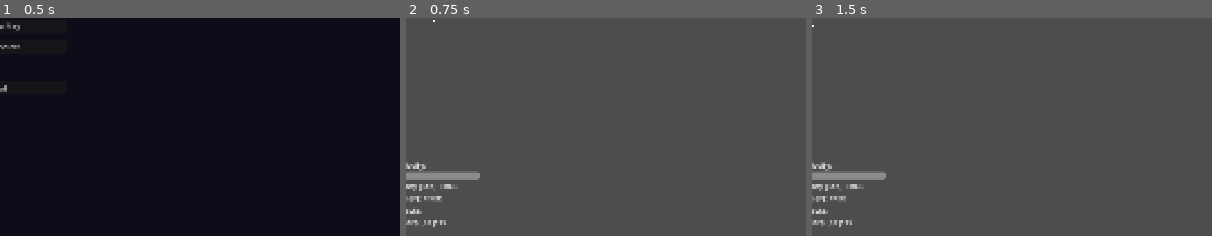
Above: before the commit, frames 1-3 (left to right).
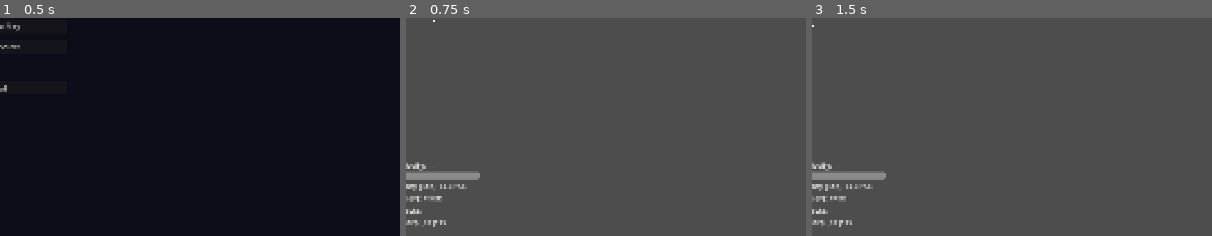
Above: after the commit, the same moments.

Repository: swan-eternal/astrorescue
Game: Godot game, scene res://scenes/main_menu.tscn
The game is run twice, just before and just after one commit, with the same random seed, the same clock (stepped at 60 frames per second) and the same inputs.
Inputs (mouse positions are % of the whole screen's width and height, from its top left):
- Up to frame 1 (0.5 s): no input
- Up to frame 2 (0.75 s): click "Start" at 0.5 s
- Up to frame 3 (1.5 s): tap Enter at 1.25 s; move the mouse to (72, 45) at 1.27 s; hold D (rotate_right) from 1.28 s (still down); tap F (toggle_free_camera) at 1.35 s; click (72, 45) at 1.42 s
The pictures show only the part of the screen within x 50-100%, y 50-100%; the shares and areas given below are measured in that part.

Frame 1 is identical in both runs. In frame 2, 0.1% of the frame differs, in the area x 8-16%, y 76-79%; in frame 3, 0.1%.
Error in both runs: Cannot call method 'add_child' on a null value. (res://scripts/level_loader.gd:81)

Commit message:
feat(trajectory): ELLIPSE/PROJECTED modes with auto-SOI and forward-sim
Per Jason's request, expand the trajectory line's two modes:
1. Auto-switch to nearest planet orbit when in SOI (no manual toggle)
2. Add a true forward-simulated trajectory (with all gravity)

scripts/trajectoryline_2d.gd:
- enum Mode renamed: TRUE/ORBITAL -> ELLIPSE/PROJECTED
- ELLIPSE mode: closed-form orbit. Auto-switches to the nearest planet's
  orbit when the rocket is inside its SOI (Hill sphere * soi_fraction);
  otherwise shows the heliocentric sun orbit. Same closed-form math as
  before (no integration drift, no jitter).
- PROJECTED mode: forward-simulated. Velocity Verlet under sun + every
  planet's gravity. Planet positions are sampled at each future time
  via OrbitCalculator.compute_state(planet..., GameTime.current + step_dt,
  sun_mass) so planet motion is exact while only the rocket is numerically
  integrated. 300 steps * 0.05s = 15s of predicted path.
- Time markers preserved in both modes. ELLIPSE: closed-form (exact on
  the orbital ellipse). PROJECTED: sampled along the simulated polyline
  at t+5/10/15s.
- @export color names: true_color -> closed_form_sun_color,
  orbital_color -> closed_form_planet_color. New projected_color
  (light blue) for PROJECTED mode.
- New @exports for PROJECTED tuning: projected_steps, projected_step_dt.

scripts/hud.gd:
- Update trajectory label: 'TRUE'/'ORBITAL' -> 'ELLIPSE'/'PROJECTED' to
  match the new enum values.

Diff:
--- a/scripts/hud.gd
+++ b/scripts/hud.gd
@@ -93,7 +93,7 @@
 
 	# Trajectory mode (set by the Line2D's `mode` enum).
 	var mode_val: int = int(trajectory_line.get("mode")) if trajectory_line != null else -1
-	var mode_str: String = "ORBITAL" if mode_val == 1 else ("TRUE" if mode_val == 0 else "—")
+	var mode_str: String = "PROJECTED" if mode_val == 1 else ("ELLIPSE" if mode_val == 0 else "—")
 	trajectory_label.text = "Trajectory [Tab]: %s" % mode_str
 
 	# Camera mode (FIXED = follow rocket, FREE = manual pan).
--- a/scripts/trajectoryline_2d.gd
+++ b/scripts/trajectoryline_2d.gd
@@ -1,48 +1,54 @@
 extends Line2D
 ##
-## Predicts the rocket's trajectory. Two modes:
-##
-## - TRUE (heliocentric): draws the full closed orbital ellipse of the
-##   rocket around the sun, computed in closed form from current (r, v).
-##   No integration, no jitter — exact at any time scale.
-## - ORBITAL (planetocentric): within a planet's SOI, shows the orbit
-##   around that planet (analytical ellipse).
-##
-## Toggle with the configured action (default: Tab).
+## Predicts the rocket's trajectory. Two modes (toggle with Tab):
+##
+## - ELLIPSE: closed-form orbital prediction. Auto-switches to the nearest
+##   planet's orbit when the rocket is inside its SOI (Hill sphere ×
+##   soi_fraction); otherwise shows the heliocentric sun orbit. No
+##   integration, no jitter — exact at any time scale.
+## - PROJECTED: forward-simulated trajectory under sun + every planet's
+##   gravity (planet positions sampled via closed-form math at each step).
+##   Shows what actually happens with perturbations, slingshots, etc.
+##
 ## `top_level = true` keeps the line in world coordinates.
-## The sun's mass is read dynamically each frame — change `sun.mass`
-## in the inspector and the trajectory updates without restart.
-##
-
-enum Mode { TRUE, ORBITAL }
+## The sun's mass is read dynamically each frame.
+##
+
+enum Mode { ELLIPSE, PROJECTED }
 
 ## Current trajectory mode. Toggle with `toggle_action` (default: Tab).
-@export var mode: Mode = Mode.TRUE
-
-## Input action name that toggles between TRUE and ORBITAL modes.
+@export var mode: Mode = Mode.ELLIPSE
+
+## Input action name that toggles between ELLIPSE and PROJECTED modes.
 ## Default "toggle_trajectory_mode" (the Tab key).
 @export var toggle_action: String = "toggle_trajectory_mode"
 
 
-# TRUE-mode parameters
+# ELLIPSE-mode parameters
 
 ## Number of segments used when drawing the closed orbital ellipse for
 ## the trajectory line. Higher = smoother curve but more compute per
 ## frame. Closed ellipse (not a fading prediction), so 64-128 is plenty.
 @export var ellipse_segments: int = 128
 
-
-# ORBITAL-mode parameters
-
 ## SOI = Hill sphere × this fraction. The Hill sphere is the radius at
 ## which the planet's gravity equals the sun's; we use a fraction of it
 ## as the SOI cutoff so the inner half is "definitely orbiting the planet"
 ## and the outer half is transition zone (where the sun starts to dominate).
-## 0.5 is the common default.
+## 0.5 is the common default. Used by ELLIPSE mode to auto-switch to
+## the planet orbit when the rocket is in range.
 @export var soi_fraction: float = 0.5
 
-## Number of polygon vertices used to draw the ORBITAL-mode ellipse.
-@export var orbit_segments: int = 64
+
+# PROJECTED-mode parameters
+
+## Number of simulation steps for PROJECTED-mode forward sim.
+## Higher = longer predicted path but more compute per frame.
+@export var projected_steps: int = 300
+
+## Time step (seconds) per PROJECTED-mode simulation step. The total
+## predicted time is projected_steps * projected_step_dt (default: 15s).
+@export var projected_step_dt: float = 0.05
 
 
 # Visual
@@ -51,23 +57,26 @@
 ## camera zoom so the line stays readable at any zoom level.
 @export var line_width: float = 2.0
 
-## Color of the line in TRUE mode (heliocentric closed ellipse).
-@export var true_color: Color = Color(1.0, 0.5, 0.5, 0.7)
-
-## Color of the line in ORBITAL mode (planetocentric ellipse).
-@export var orbital_color: Color = Color(0.5, 1.0, 0.7, 0.7)
+## ELLIPSE mode color when showing the heliocentric sun orbit.
+@export var closed_form_sun_color: Color = Color(1.0, 0.5, 0.5, 0.7)
+
+## ELLIPSE mode color when showing a planet orbit (auto-switched when
+## the rocket is inside the planet's SOI).
+@export var closed_form_planet_color: Color = Color(0.5, 1.0, 0.7, 0.7)
+
+## PROJECTED mode color (forward-simulated trajectory with all gravity).
+@export var projected_color: Color = Color(0.4, 0.7, 1.0, 0.7)
 
 
 # Time markers — small dots showing where the rocket will be at
-# t+interval, t+2*interval, t+3*interval (etc.) along the closed
-# orbit. Markers are sampled in world space, projected to screen;
-# off-screen markers are dropped (strict visibility).
+# t+interval, t+2*interval, t+3*interval (etc.) along the trajectory.
+# In ELLIPSE mode, markers use closed-form math (exact on the orbital
+# ellipse). In PROJECTED mode, markers are sampled along the
+# forward-simulated polyline (showing perturbations).
 #
 # Implementation: a "conveyor" array tracks each marker's remaining
 # time. Each physics tick the counters decrement; when one hits 0,
-# it recycles to the next interval. The marker's WORLD position is
-# computed via orbit_calculator.compute_state at (GameTime.current +
-# time_remaining), so each marker's screen position is exact.
+# it recycles to the next interval. Off-screen markers are dropped.
 
 ## Time interval (seconds) between consecutive orbit markers.
 ## Smaller = more markers, denser visual.
@@ -77,7 +86,7 @@
 @export var time_marker_radius: float = 2.5
 
 ## Fill color of marker dots. Bright yellow with high alpha to stand
-## out against the red TRUE-mode line.
+## out against both the red ELLIPSE-sun line and the blue PROJECTED line.
 @export var time_marker_color: Color = Color(1.0, 0.95, 0.2, 0.95)
 
 ## Edge buffer (pixels) for off-screen marker culling. 0 = strict
@@ -101,7 +110,7 @@
 
 
 # Cached reference to the rocket. Read each frame for current position
-# and velocity (the closed-form orbit is computed from this).
+# and velocity (the trajectory is computed from this).
 var rocket: Node2D = null
 
 # Cached reference to the sun (heaviest body in "attractors"). Mass
@@ -124,8 +133,8 @@
 # Sized by `time_marker_count` in _ready.
 var _marker_times: PackedFloat32Array = PackedFloat32Array()
 
-# The planet whose Hill sphere contains the rocket (in ORBITAL mode).
-# Instance var so _process can read it across frames. null when not
+# The planet whose Hill sphere contains the rocket. Used by ELLIPSE
+# mode to auto-switch between sun and planet orbits. null when not
 # within any planet's SOI.
 var central_planet: Node2D = null
 
@@ -135,7 +144,7 @@
 func _ready() -> void:
 	top_level = true
 	width = line_width
-	default_color = true_color
+	default_color = closed_form_sun_color
 	rocket = get_parent()
 	sun = _find_sun()
 
@@ -195,7 +204,7 @@
 		sun_mass = float(sun.get("mass"))
 
 	if Input.is_action_just_pressed(toggle_action):
-		mode = Mode.ORBITAL if mode == Mode.TRUE else Mode.TRUE
+		mode = Mode.PROJECTED if mode == Mode.ELLIPSE else Mode.ELLIPSE
 
 	# No trajectory line or markers while landed — the planet's own orbit
 	# line (planettrajectoryline_2d) already shows where the planet is going.
@@ -210,20 +219,18 @@
 	# Marker conveyor: each marker's time_remaining ticks down; when it
 	# hits 0, recycle to the next interval so the conveyor always shows
 	# markers at "interval, 2*interval, 3*interval" into the future.
-	if mode == Mode.ORBITAL and central_planet != null:
-		_time_marker.update_positions(PackedVector2Array())
-	else:
-		for i in range(_marker_times.size()):
-			_marker_times[i] -= _delta
-			if _marker_times[i] <= 0.0:
-				_marker_times[i] = time_marker_interval * float(time_marker_count)
-
-		# Sample each marker at its future time using the closed-form orbit
-		# math. Each marker represents the rocket's position at
-		# (GameTime.current + time_remaining), so we ask orbit_calculator
-		# for that absolute time. Closed-form = no jitter near planets.
+	for i in range(_marker_times.size()):
+		_marker_times[i] -= _delta
+		if _marker_times[i] <= 0.0:
+			_marker_times[i] = time_marker_interval * float(time_marker_count)
+
+	# Sample markers differently per mode:
+	# - ELLIPSE: closed-form math (exact on the orbital ellipse).
+	# - PROJECTED: indices into the forward-simulated polyline (shows
+	#   perturbations from planet gravity).
+	var marker_positions: PackedVector2Array = PackedVector2Array()
+	if mode == Mode.ELLIPSE:
 		var elements := _compute_elements_from_state(rocket.global_position, rocket.velocity, sun_mass)
-		var marker_positions: PackedVector2Array = PackedVector2Array()
 		if not elements.is_empty():
 			for time_remaining in _marker_times:
 				var t_marker: float = GameTime.current + time_remaining
@@ -233,16 +240,27 @@
 					t_marker, sun_mass
 				)
 				marker_positions.append(state["position"])
-		_time_marker.update_positions(_world_to_screen_markers(marker_positions))
-
-
-## Determine the current mode (TRUE vs ORBITAL) and recompute the trajectory.
-## In ORBITAL mode, sets `central_planet` if the rocket is inside a planet's
-## SOI; otherwise falls back to TRUE mode even if mode == ORBITAL.
+	else:  # PROJECTED
+		for time_remaining in _marker_times:
+			var index: int = int(time_remaining / projected_step_dt)
+			if index < 0:
+				index = 0
+			elif index >= points.size():
+				index = points.size() - 1
+			marker_positions.append(points[index])
+
+	_time_marker.update_positions(_world_to_screen_markers(marker_positions))
+
+
+## Detect central_planet (rocket inside a planet's SOI) and recompute
+## the trajectory for the current mode. In ELLIPSE mode, auto-switch
+## between sun orbit and planet orbit based on SOI membership.
 func _update() -> void:
 	var attractors := get_tree().get_nodes_in_group("attractors")
 
-	# Find the closest planet whose Hill sphere contains the rocket (if any).
+	# Detect central_planet: rocket inside this planet's SOI (Hill sphere × soi_fraction).
+	# Used by ELLIPSE mode to auto-switch between sun and planet orbits.
+	central_planet = null
 	if sun != null and sun_mass > 0.0:
 		var closest_dist: float = INF
 		for body in attractors:
@@ -257,23 +275,29 @@
 					closest_dist = d
 					central_planet = body
 
-	if mode == Mode.ORBITAL and central_planet != null:
-		default_color = orbital_color
-		points = _compute_planetocentric_ellipse(central_planet)
-		# ORBITAL mode markers not yet implemented — _process will clear them.
-	else:
-		default_color = true_color
-		# TRUE mode: full closed-form ellipse from current (r, v) state.
-		# Closed-form = exact, no jitter near gravity wells, no drift.
-		points = _orbit_ellipse(
-			rocket.global_position, rocket.velocity,
-			sun_mass, ellipse_segments, Vector2.ZERO
-		)
-
-
-## ORBITAL mode: analytical orbit ellipse around a planet (planetocentric
-## frame). Same math as TRUE mode but in the planet's reference frame
-## (rocket pos/vel relative to planet, gravitational parameter = planet's).
+	match mode:
+		Mode.ELLIPSE:
+			# Auto-switch: if rocket is in a planet's SOI, show that planet's
+			# orbit; otherwise show the heliocentric sun orbit. The user doesn't
+			# need to toggle ORBITAL manually — happens automatically based on
+			# proximity.
+			if central_planet != null:
+				default_color = closed_form_planet_color
+				points = _compute_planetocentric_ellipse(central_planet)
+			else:
+				default_color = closed_form_sun_color
+				points = _orbit_ellipse(
+					rocket.global_position, rocket.velocity,
+					sun_mass, ellipse_segments, Vector2.ZERO
+				)
+		Mode.PROJECTED:
+			default_color = projected_color
+			points = _simulate_projected(attractors)
+
+
+## ORBITAL-mode helper (within ELLIPSE): analytical orbit ellipse around
+## a planet (planetocentric frame). Same math as the sun-orbit ellipse
+## but in the planet's reference frame.
 func _compute_planetocentric_ellipse(planet: Node2D) -> PackedVector2Array:
 	var planet_pos: Vector2 = planet.global_position
 	var planet_vel: Vector2 = Vector2(planet.get("velocity"))
@@ -283,7 +307,7 @@
 	var v: Vector2 = rocket.velocity - planet_vel
 
 	var mu: float = G * float(planet.get("mass"))
-	return _orbit_ellipse(r, v, mu, orbit_segments, planet_pos)
+	return _orbit_ellipse(r, v, mu, ellipse_segments, planet_pos)
 
 
 ## Convert current (r, v) state to orbital elements (perihelion, aphelion,
@@ -355,6 +379,74 @@
 		var r_orbit: float = a * one_minus_e_sq / (1.0 + e * cos(theta - omega))
 		pts.append(offset + Vector2(r_orbit * cos(theta), r_orbit * sin(theta)))
 	pts.append(pts[0])  # close the loop — last sample is at theta = (n-1)/n * TAU, missing the segment back to 0
+	return pts
+
+
+## Forward-simulate the rocket under sun + every planet's gravity.
+## Planet positions are sampled at each future time via the closed-form
+## orbit math (so planet motion is exact), and the rocket is integrated
+## with symplectic Euler (sufficient for visualization; the planet-motion
+## precision means the dominant error source is the rocket itself, which
+## we'd need a much smaller step_dt to reduce further).
+##
+## Returns a polyline at projected_step_dt intervals from t=0 to
+## t=projected_steps * projected_step_dt.
+##
+## This shows the trajectory the rocket would ACTUALLY take, including
+## perturbations, slingshots, etc. — distinct from ELLIPSE mode which
+## shows the idealized 2-body orbit.
+func _simulate_projected(attractors: Array) -> PackedVector2Array:
+	if sun == null or sun_mass <= 0.0:
+		return PackedVector2Array()
+
+	# Cache each planet's orbital elements once (avoid re-reading each step).
+	var planet_specs: Array = []
+	for body in attractors:
+		if body == sun or body == rocket:
+			continue
+		var m: float = float(body.get("mass"))
+		if m <= 0.0:
+			continue
+		planet_specs.append({
+			"mass": m,
+			"perihelion": float(body.get("perihelion")),
+			"aphelion": float(body.get("aphelion")),
+			"angle_of_aphelion": float(body.get("angle_of_aphelion")),
+			"phase": float(body.get("phase"))
+		})
+
+	var pts: PackedVector2Array = PackedVector2Array()
+	pts.append(rocket.global_position)
+
+	var r: Vector2 = rocket.global_position
+	var v: Vector2 = rocket.velocity
+
+	var dt: float = projected_step_dt
+	for i in projected_steps:
+		# Acceleration from the sun.
+		var to_sun: Vector2 = -r
+		var r_sun: float = maxf(to_sun.length(), MIN_DIST)
+		var a: Vector2 = to_sun.normalized() * (G * sun_mass / (r_sun * r_sun))
+
+		# Acceleration from each planet (planet position sampled at this future time).
+		for spec in planet_specs:
+			var t_future: float = GameTime.current + float(i + 1) * dt
+			var state: Dictionary = OrbitCalculator.compute_state(
+				spec["perihelion"], spec["aphelion"],
+				spec["angle_of_aphelion"], spec["phase"],
+				t_future, sun_mass
+			)
+			var planet_pos: Vector2 = state["position"]
+			var to_planet: Vector2 = planet_pos - r
+			var r_p: float = maxf(to_planet.length(), MIN_DIST)
+			a += to_planet.normalized() * (G * spec["mass"] / (r_p * r_p))
+
+		# Symplectic Euler integration. Velocity Verlet would be slightly
+		# more accurate but not worth the added complexity for visualization.
+		v += a * dt
+		r += v * dt
+		pts.append(r)
+
 	return pts
 
 
